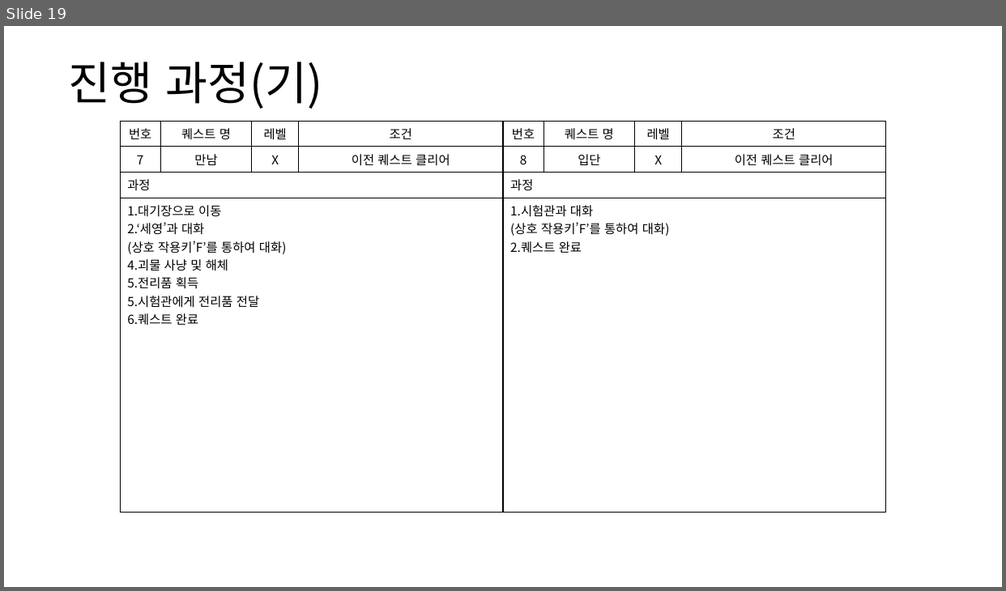
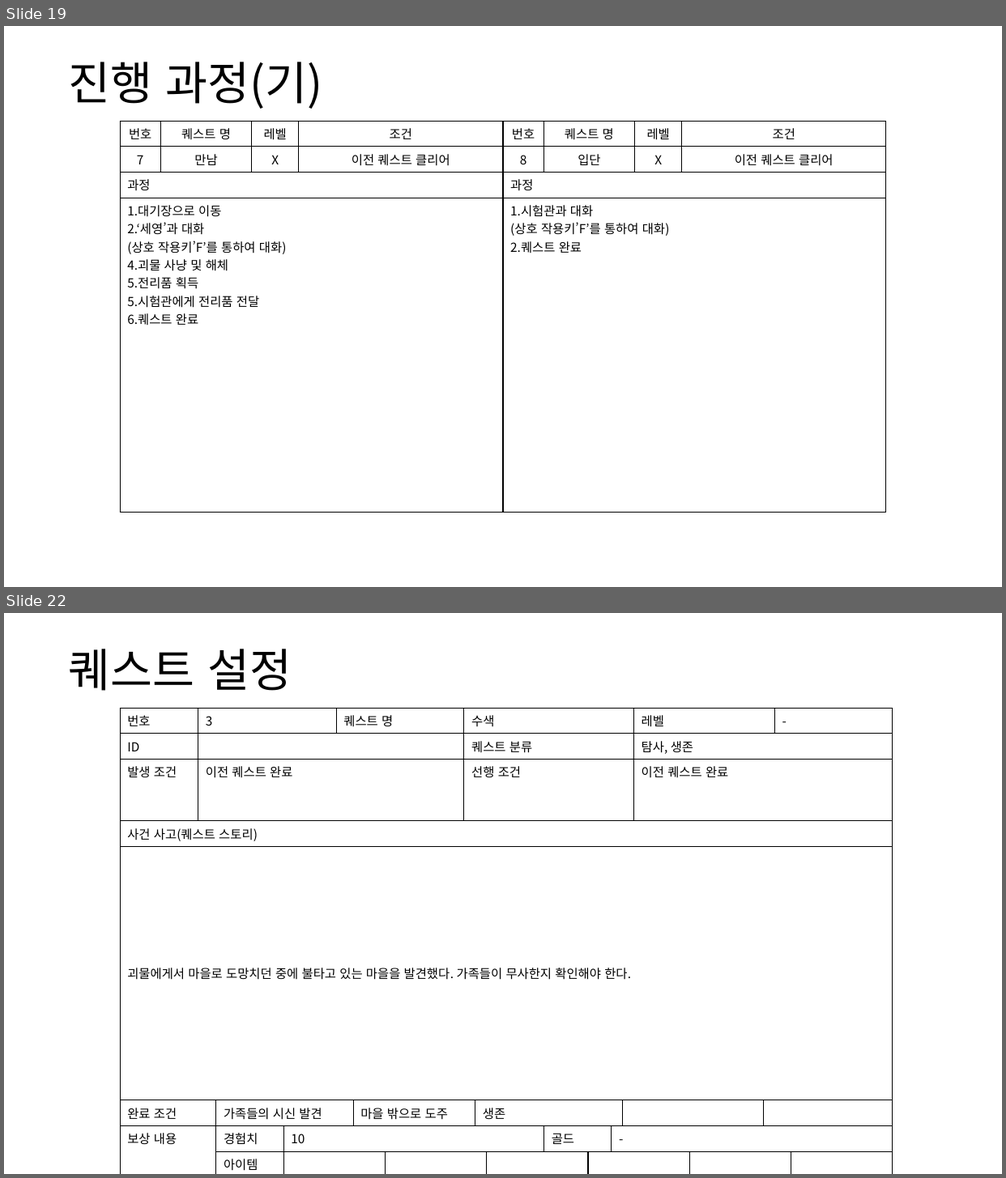
Before and after one commit to yjk0401/unityenginebasic_9th, a slide deck: 기획/메인 스토리 기획서.pptx. Shown one above the other, each under a label of ours: slide 19 before the commit, slides 19 and 22 after it; the slides between them are not shown. The pictures are 1006x591 and 1006x1178 pixels, drawn with LibreOffice and Linux fonts; fonts in the diff are those of the drawing. Boxes give left, top, right and bottom in pixels: in the first picture for what was removed or moved away, otherwise in the second. Text is boxed around its words. In the diff, an @@ line names an element or a change of style, - is before the commit and + after.

```diff
--- a/기획/메인 스토리 기획서.pptx
+++ b/기획/메인 스토리 기획서.pptx
@@ slide 22 added at (4, 613, 1002, 1174), background #FFFFFF @@
@@ text added at (68, 649, 292, 691), 44 pt, text #000000 @@
+퀘스트 설정
@@ table added at (120, 708, 888, 1174), 8 rows, 19 columns @@
+번호 | 3 |  |  | 퀘스트 명 |  |  | 수색 |  |  |  |  |  |  | 레벨 |  |  | - | 
+ID |  |  |  |  |  |  | 퀘스트 분류 |  |  |  |  |  |  | 탐사, 생존 |  |  |  | 
+발생 조건 | 이전 퀘스트 완료 |  |  |  |  |  | 선행 조건 |  |  |  |  |  |  | 이전 퀘스트 완료 |  |  |  | 
+사건 사고(퀘스트 스토리) |  |  |  |  |  |  |  |  |  |  |  |  |  |  |  |  |  | 
+괴물에게서 마을로 도망치던 중에 불타고 있는 마을을 발견했다. 가족들이 무사한지 확인해야 한다. |  |  |  |  |  |  |  |  |  |  |  |  |  |  |  |  |  | 
+완료 조건 |  | 가족들의 시신 발견 |  |  | 마을 밖으로 도주 |  |  | 생존 |  |  |  |  |  |  |  |  |  | 
+보상 내용 |  | 경험치 | 10 |  |  |  |  |  |  | 골드 |  | - |  |  |  |  |  | 
+ |  | 아이템 |  |  |  |  |  |  |  |  |  |  |  |  |  |  |  | 
```
Also in this commit, not shown: 1 slide changed, 6 other slides added.
